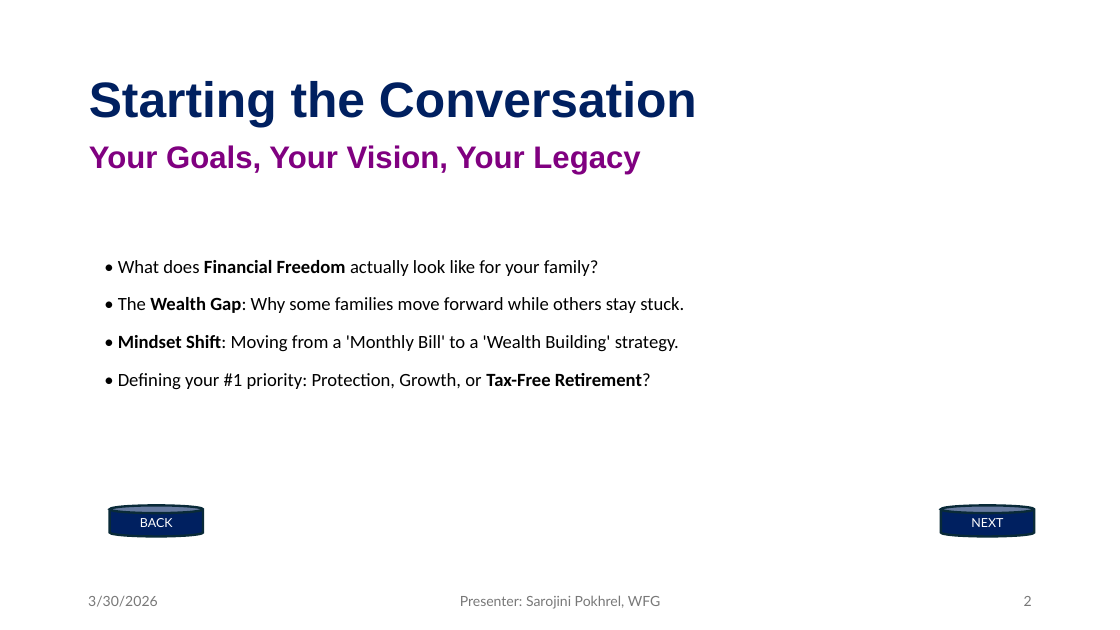
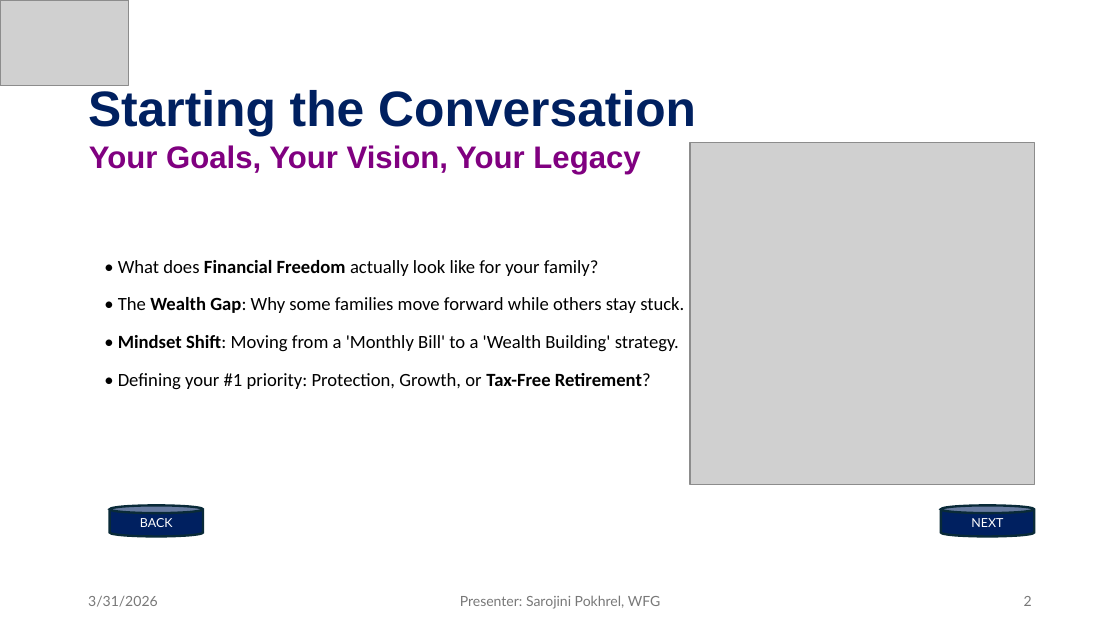
Before and after one commit to my1stgit/testgitrepo, a slide deck: slide 2 of Presentation1.pptm. Drawn at 1120x630 pixels with LibreOffice and Linux fonts; fonts in the diff are those of the drawing; grey boxes stand for pictures. Boxes give left, top, right and bottom in pixels: in the first picture for what was removed or moved away, otherwise in the second. Text is boxed around its words. In the diff, an @@ line names an element or a change of style, - is before the commit and + after.

```diff
--- a/Presentation1.pptm
+++ b/Presentation1.pptm
@@ picture added at [0, 0, 129, 85] @@
@@ text "Starting the Conversation": place and size @@
-text "Starting the Conversation" at [89, 81, 697, 127]
+text "Starting the Conversation" at [88, 90, 696, 136]
@@ picture added at [690, 142, 1034, 484] @@
@@ text at [88, 596, 158, 607]: text changed @@
-3/30/2026
+3/31/2026
```
Also in this commit, not shown: 10 other slides changed, 4 other files.
